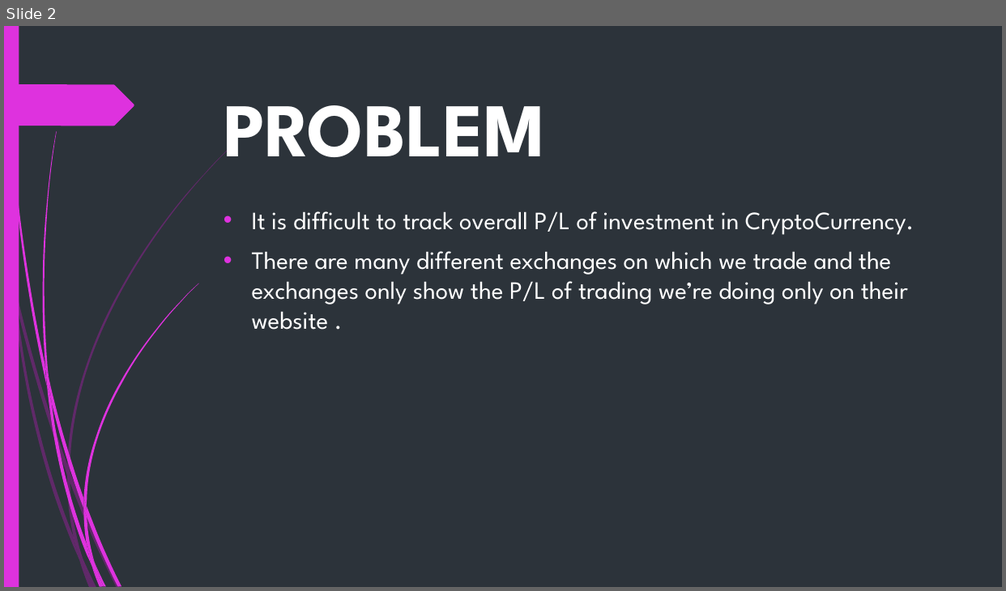
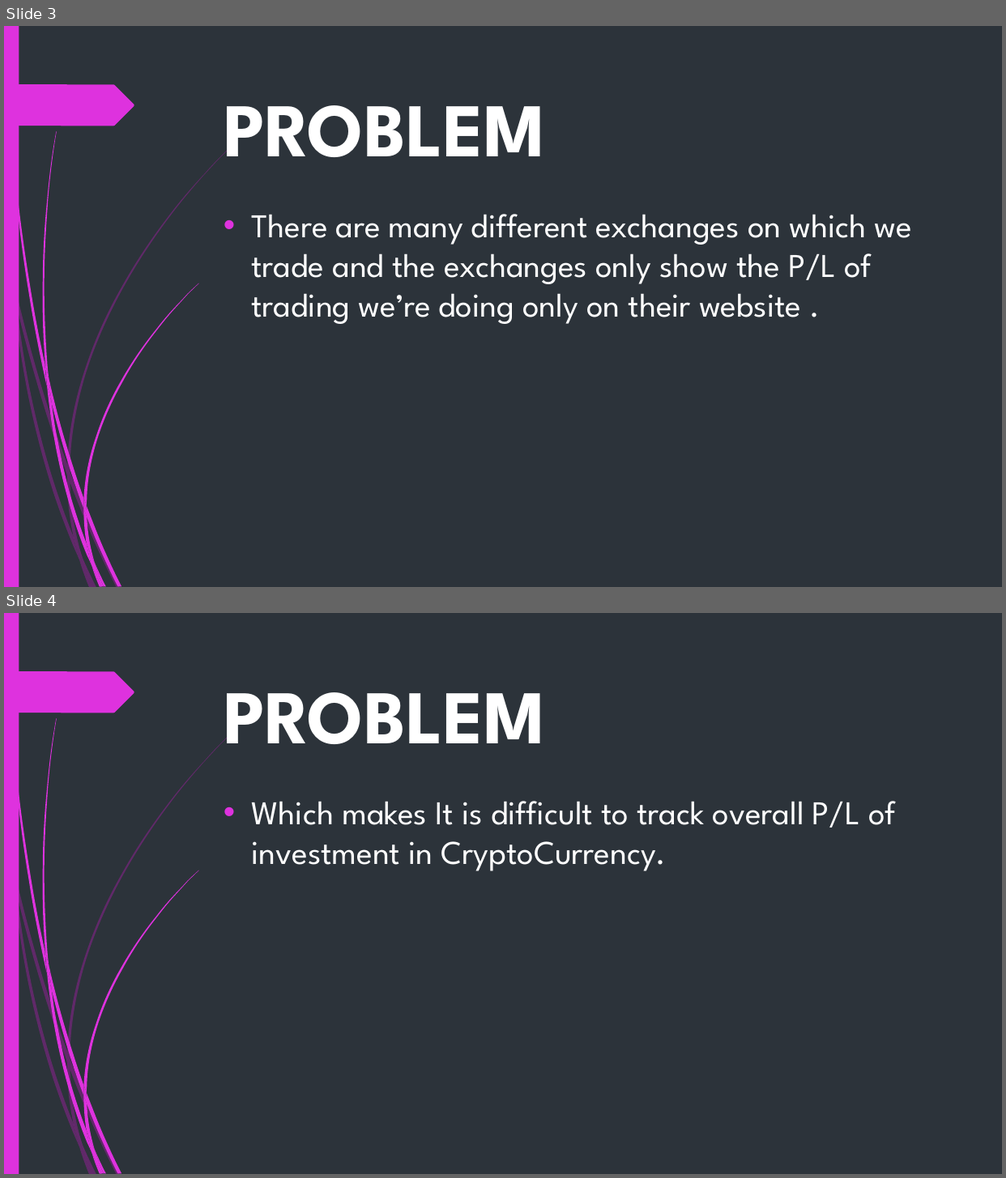
Before and after one commit to ur817/SPM, a slide deck: Presentations/Pitch.pptx. Shown one above the other, each under a label of ours: slide 2 before the commit, slides 3 and 4 after it. The pictures are 1006x591 and 1006x1178 pixels, drawn with LibreOffice and Linux fonts; fonts in the diff are those of the drawing. Boxes give left, top, right and bottom in pixels: in the first picture for what was removed or moved away, otherwise in the second. Text is boxed around its words. In the diff, an @@ line names an element or a change of style, - is before the commit and + after.

```diff
--- a/Presentations/Pitch.pptx
+++ b/Presentations/Pitch.pptx
@@ slide 4 added at (x1=4, y1=613, x2=1002, y2=1174), background #2C333A; not listed: 24 template elements that a slide beside it also shows @@
@@ title added at (x1=224, y1=692, x2=546, y2=744), 73 pt, text #FFFFFF, bold @@
+PROBLEM
@@ text added at (x1=252, y1=801, x2=896, y2=871), 32 pt, text #FFFFFF @@
+• Which makes It is difficult to track overall P/L of investment in CryptoCurrency.
@@ what was slide 2 is now slide 3 @@
@@ slide 3 changed as well @@
@@ text "There are many different exchanges ..." at (x1=252, y1=214, x2=912, y2=324): size 24 to 32 pt @@
@@ text at (x1=252, y1=211, x2=914, y2=235): paragraph removed @@
-• It is difficult to track overall P/L of investment in CryptoCurrency.
```
Also in this commit, not shown: 1 other slide changed, 6 other slides added, 4 slides removed.
